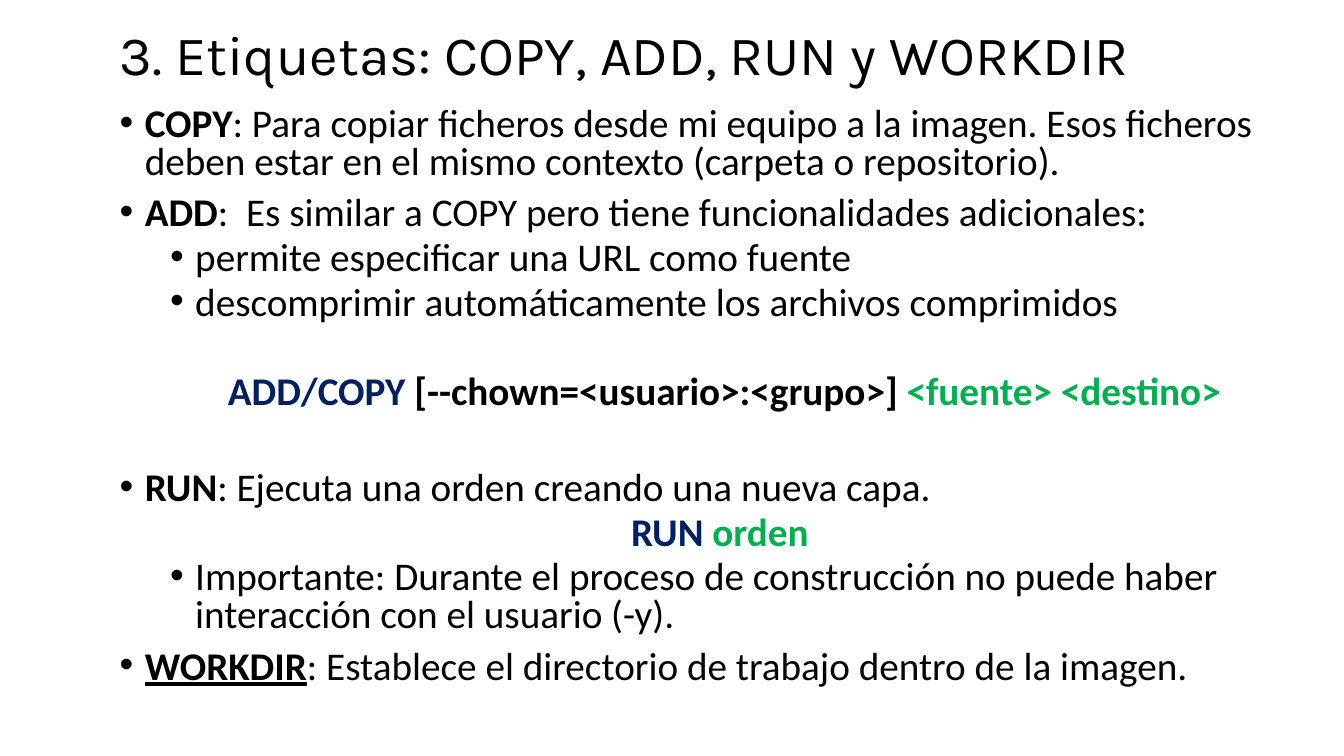
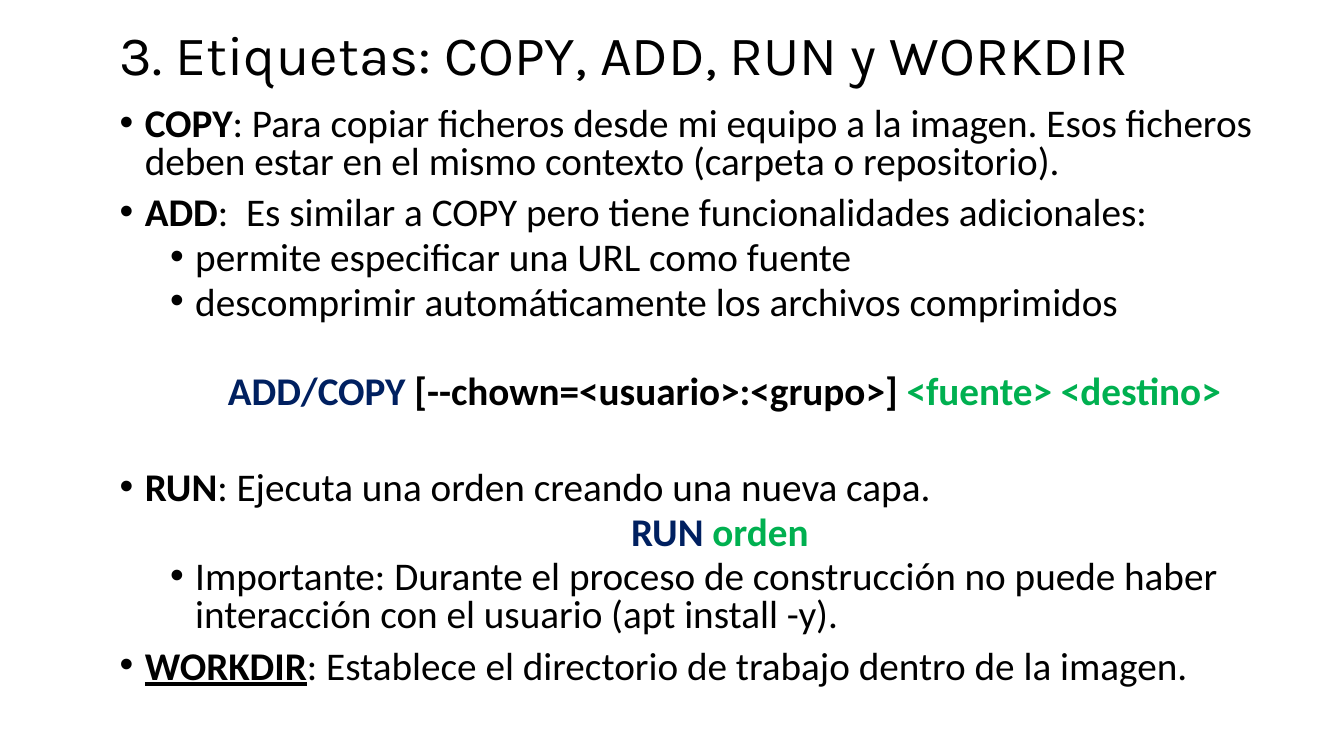
Before and after one commit to jpaniorte/docker25, a slide deck: slide 16 of ppt/3_Dockerfile.pptx. Drawn at 1344x756 pixels with LibreOffice and Linux fonts; fonts in the diff are those of the drawing. Boxes give left, top, right and bottom in pixels: in the first picture for what was removed or moved away, otherwise in the second. Text is boxed around its words. In the diff, an @@ line names an element or a change of style, - is before the commit and + after.

```diff
--- a/ppt/3_Dockerfile.pptx
+++ b/ppt/3_Dockerfile.pptx
@@ text at (195,562,1217,635): text changed @@
-  • Importante: Durante el proceso de construcción no puede haber interacción con el usuario (-y).
+  • Importante: Durante el proceso de construcción no puede haber interacción con el usuario (apt install -y).
```
Also in this commit, not shown: 5 other slides changed, 13 slides added, 7 slides removed, 3 other files.
